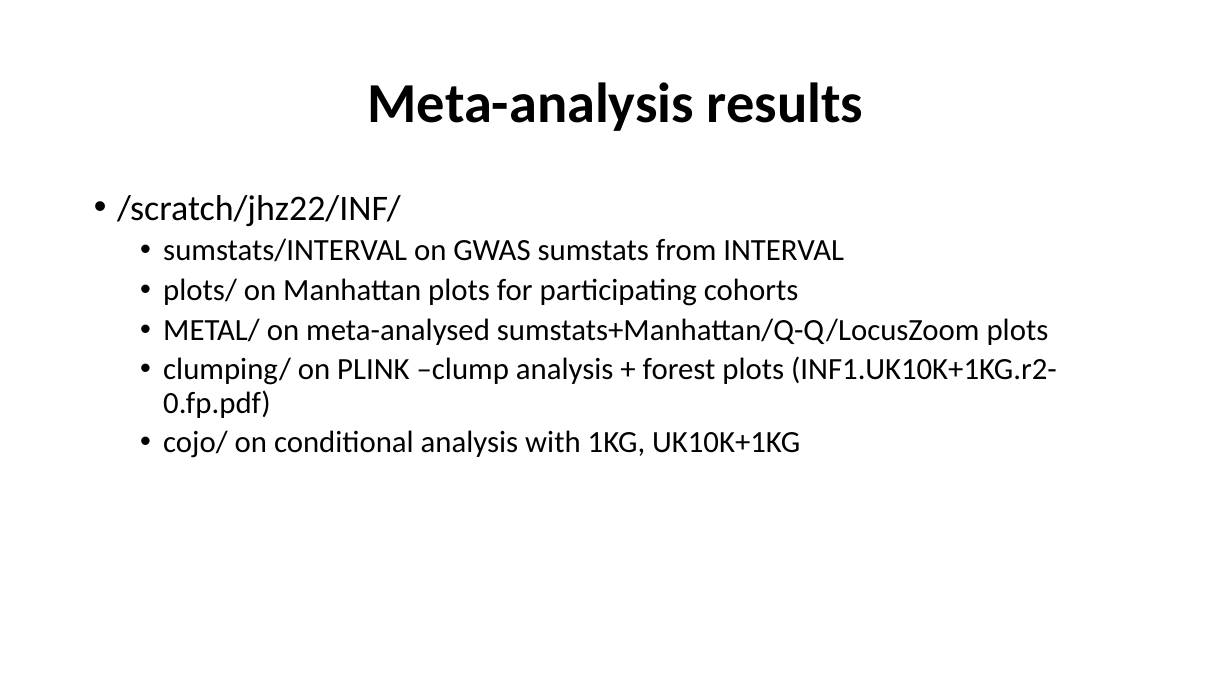
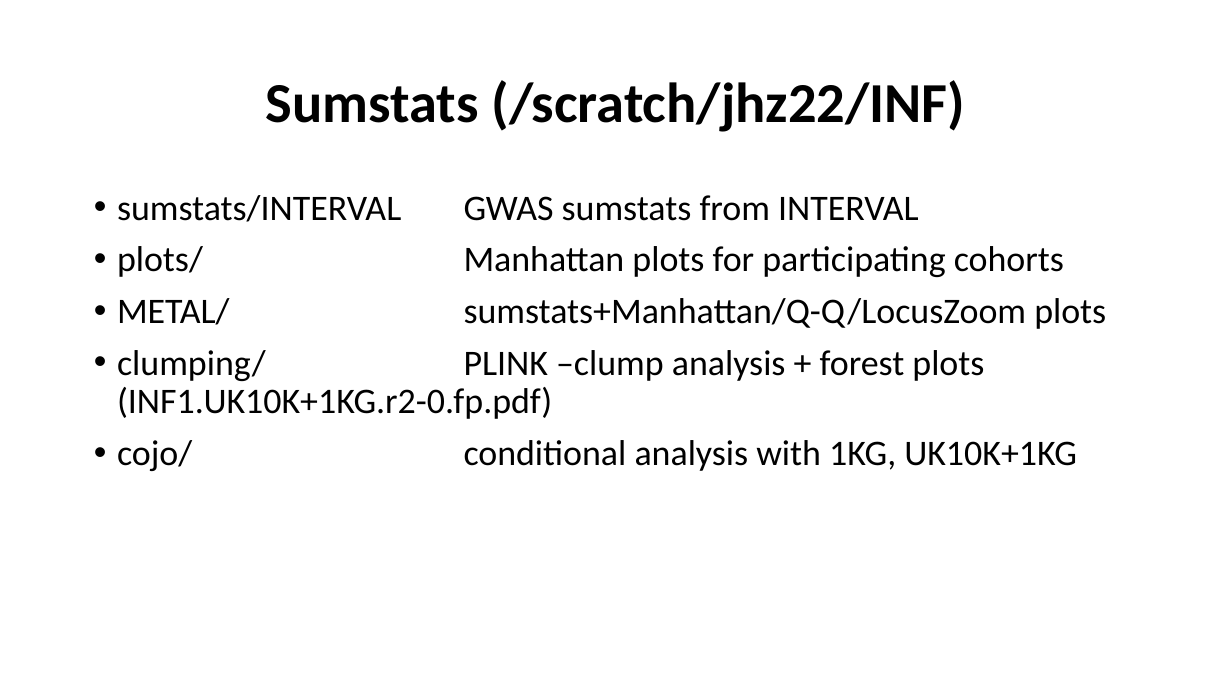
Before and after one commit to jinghuazhao/INF, a slide deck: slide 10 of doc/SCALLOP_INF1-120419.pptx (slide 8 before the commit). Drawn at 1232x693 pixels with LibreOffice and Linux fonts; fonts in the diff are those of the drawing. Boxes give left, top, right and bottom in pixels: in the first picture for what was removed or moved away, otherwise in the second. Text is boxed around its words. In the diff, an @@ line names an element or a change of style, - is before the commit and + after.

```diff
--- a/doc/SCALLOP_INF1-120419.pptx
+++ b/doc/SCALLOP_INF1-120419.pptx
@@ title at <box>266,80,965,132</box>: text changed @@
-Meta-analysis results
+Sumstats (/scratch/jhz22/INF)
@@ text at <box>117,195,1106,471</box>: text changed; size 24 to 28 pt @@
-• /scratch/jhz22/INF/
-  • sumstats/INTERVAL on GWAS sumstats from INTERVAL
-  • plots/ on Manhattan plots for participating cohorts
-  • METAL/ on meta-analysed sumstats+Manhattan/Q-Q/LocusZoom plots
-  • clumping/ on PLINK –clump analysis + forest plots (INF1.UK10K+1KG.r2-0.fp.pdf)
-  • cojo/ on conditional analysis with 1KG, UK10K+1KG
+• sumstats/INTERVAL GWAS sumstats from INTERVAL
+• plots/ Manhattan plots for participating cohorts
+• METAL/ sumstats+Manhattan/Q-Q/LocusZoom plots
+• clumping/ PLINK –clump analysis + forest plots (INF1.UK10K+1KG.r2-0.fp.pdf)
+• cojo/ conditional analysis with 1KG, UK10K+1KG
```
Also in this commit, not shown: 3 other slides changed, 2 slides added.
